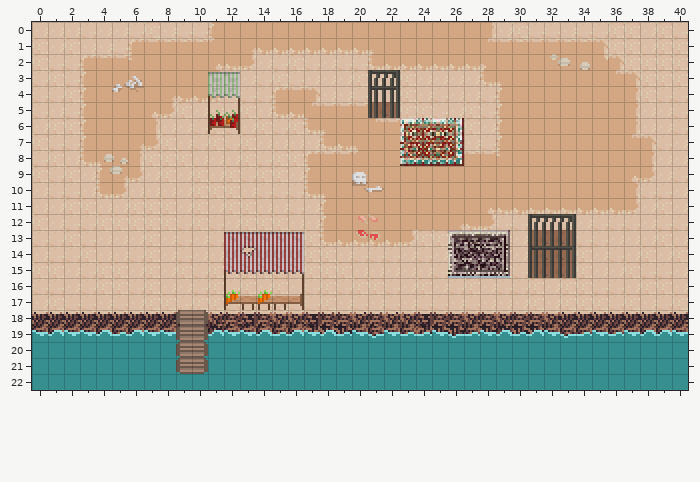
A Tiled map gets an edit: maps/level1.tmx. This is how it looked before the edit.
Cells are 8x8 px. Shown: x 0..40, y 0..22. Tiles whose own drawing changed are shown in their newer look in all pictures.
And afterwards:
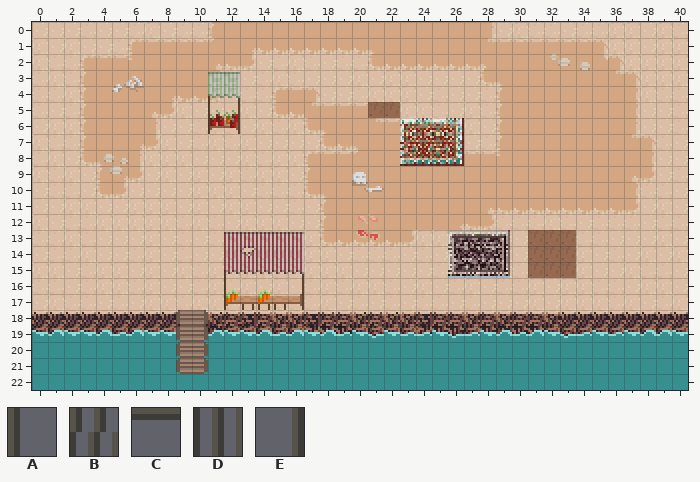
Key: from "Tileset": A 25, B 56, C 57, D 88, E 89.
_ is an empty cell.
The exact change:
Layer "walls_OVERLAY1":
The edit erases tile B in row 3 at x 21 to 22; in row 12 at x 31 to 33.
The edit erases tile D in rows 4 to 5 at x 21 to 22; in rows 13 to 15 at x 31 to 33.
Layer "walls_OVERLAY2":
The edit erases tile C in row 3 at x 21 to 22; in row 12 at x 31 to 33.
Layer "walls_OVERLAY3":
The edit erases tile A in row 3 at x 21; in row 5 at x 21; in row 13 at x 31; in row 15 at x 31.
The edit erases tile C in row 4 at x 21 to 22; in row 14 at x 31 to 33.
The edit erases tile E in row 3 at x 22; in row 5 at x 22; in rows 12 to 13 at x 33; in row 15 at x 33.
Layer "walls_OVERLAY4":
The edit erases tile A in row 4 at x 21; in row 12 at x 31; in row 14 at x 31.
The edit erases tile E in row 4 at x 22; in row 14 at x 33.
Pixel boxes of the changes (left, top, right, bottom) in both pictures:
removed: (368, 70, 400, 118)
removed: (528, 214, 576, 278)
